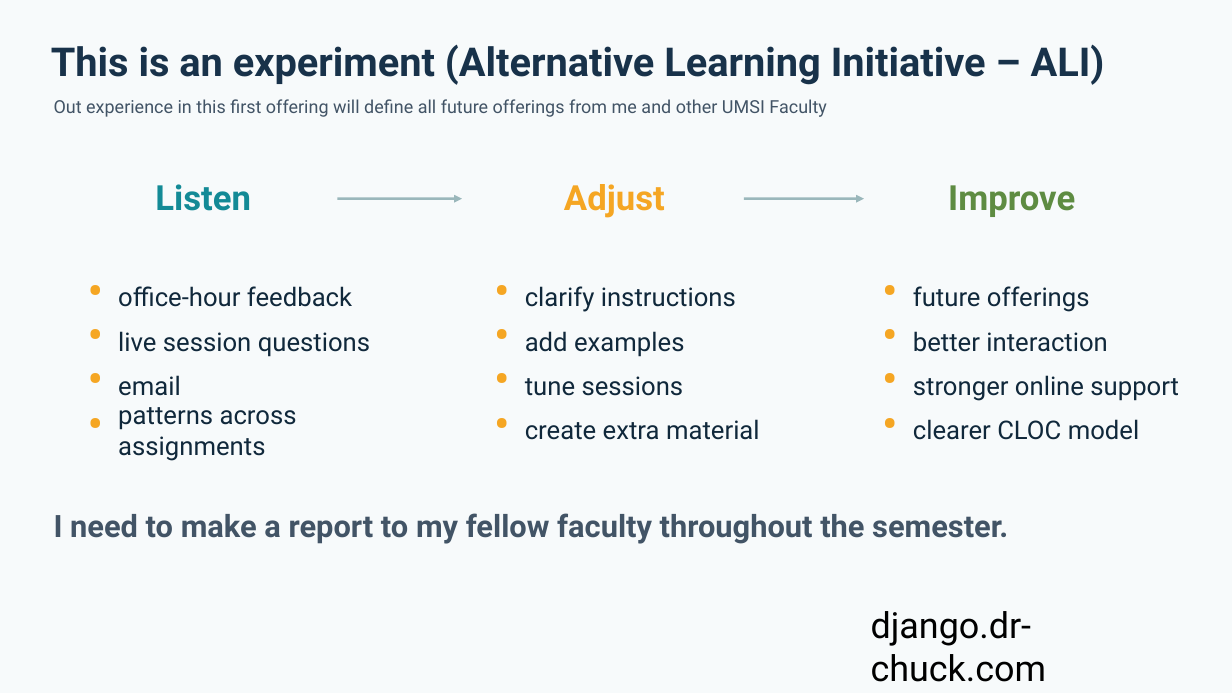
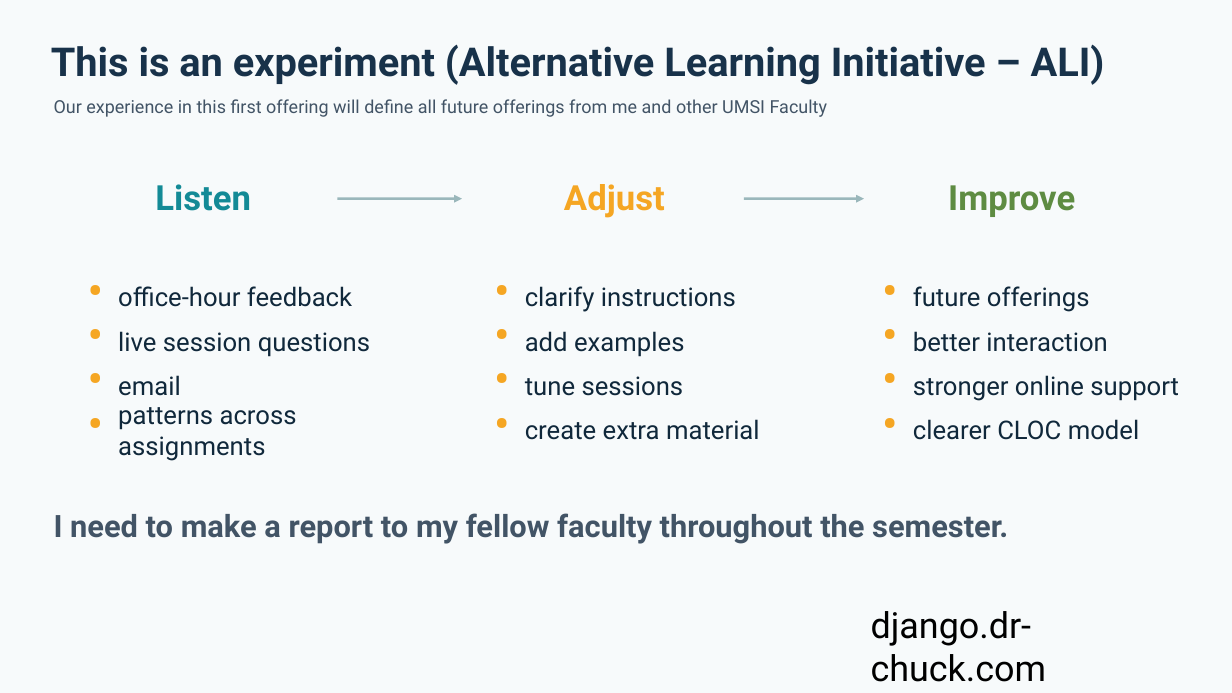
Before and after one commit to csev/dj4e, a slide deck: slide 7 of ali/Building_Web_Applications_Django_CLOC_Open_Course.pptx (slide 8 before the commit). Drawn at 1232x693 pixels with LibreOffice and Linux fonts; fonts in the diff are those of the drawing. Boxes give left, top, right and bottom in pixels: in the first picture for what was removed or moved away, otherwise in the second. Text is boxed around its words. In the diff, an @@ line names an element or a change of style, - is before the commit and + after.

Commit message:
Updates.

```diff
--- a/ali/Building_Web_Applications_Django_CLOC_Open_Course.pptx
+++ b/ali/Building_Web_Applications_Django_CLOC_Open_Course.pptx
@@ text at (54, 99, 828, 117): text changed @@
-Out experience in this first offering will define all future offerings from me and other UMSI Faculty
+Our experience in this first offering will define all future offerings from me and other UMSI Faculty
```
Also in this commit, not shown: 3 other slides changed, 1 slide removed.
